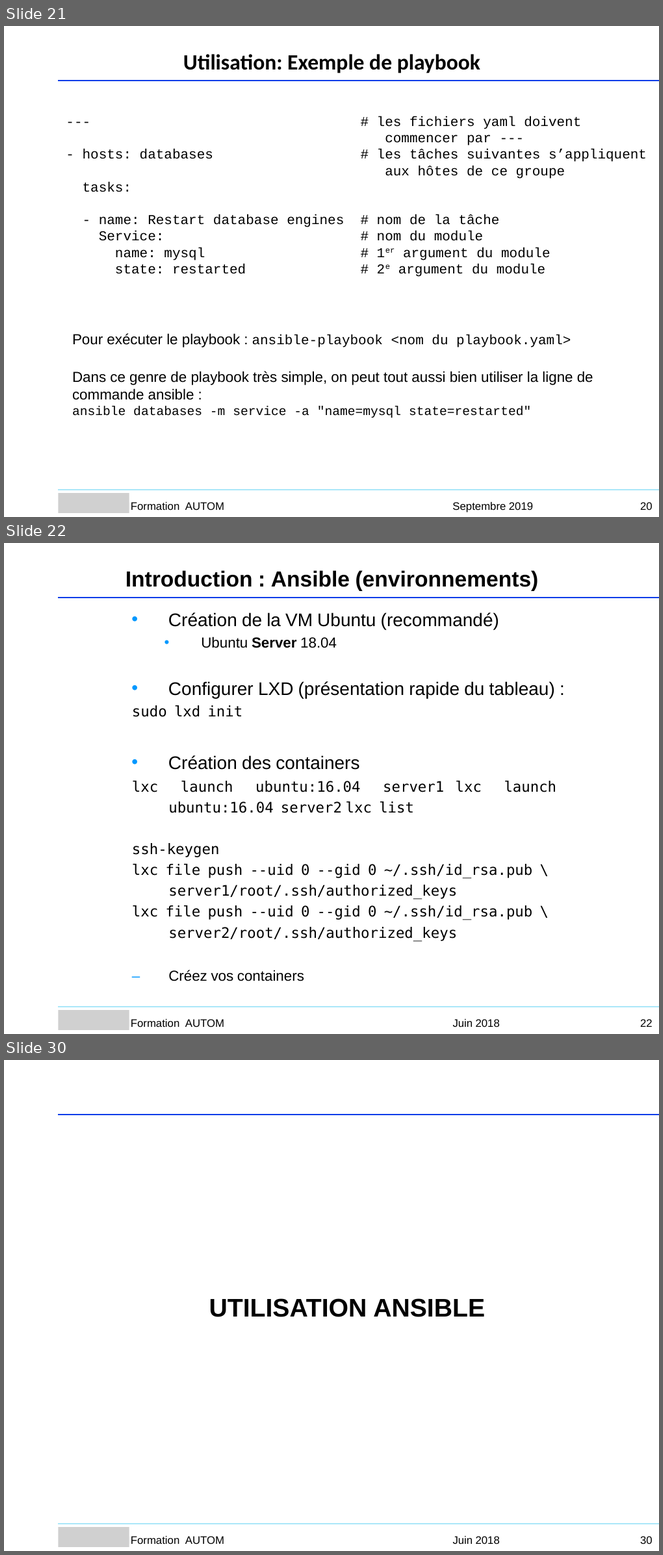
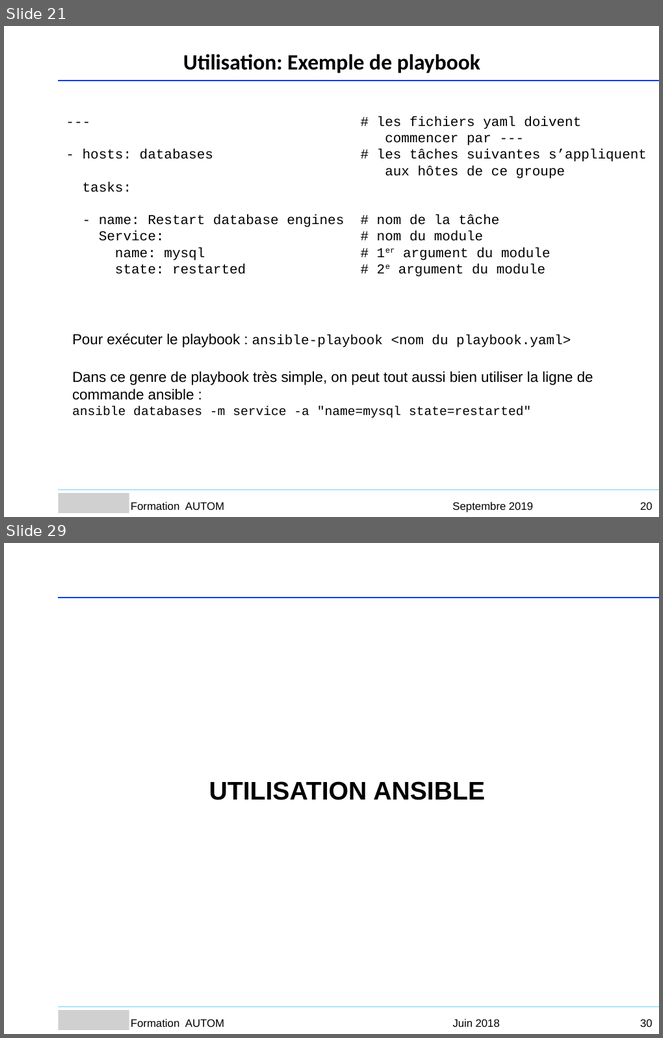
Before and after one commit to Sputnik93/cours_ansible, a slide deck: Ansible_support_cours_AGO.ppt. Shown one above the other, each under a label of ours: slides 21, 22 and 30 before the commit, slides 21 and 29 after it; the slides between them are not shown. The pictures are 663x1555 and 663x1038 pixels, drawn with LibreOffice and Linux fonts; fonts in the diff are those of the drawing; grey boxes stand for pictures; background and template pictures are left out. Boxes give left, top, right and bottom in pixels: in the first picture for what was removed or moved away, otherwise in the second. Text is boxed around its words. In the diff, an @@ line names an element or a change of style, - is before the commit and + after.

```diff
--- a/Ansible_support_cours_AGO.ppt
+++ b/Ansible_support_cours_AGO.ppt
@@ slide 22 removed at box(4, 543, 659, 1034), background #FFFFFF @@
@@ text removed at box(126, 570, 539, 591) @@
-Introduction : Ansible (environnements)
@@ freeform shape removed at box(59, 598, 659, 598) @@
@@ text removed at box(132, 613, 555, 982) @@
-• Création de la VM Ubuntu (recommandé)
-  • Ubuntu Server 18.04
-• Configurer LXD (présentation rapide du tableau) :
-sudo lxd init
-• Création des containers
-lxc launch ubuntu:16.04 server1 lxc launch ubuntu:16.04 server2 lxc list
-ssh-keygen
-lxc file push --uid 0 --gid 0 ~/.ssh/id_rsa.pub \ server1/root/.ssh/authorized_keys
-lxc file push --uid 0 --gid 0 ~/.ssh/id_rsa.pub \ server2/root/.ssh/authorized_keys
-– Créez vos containers
@@ freeform shape removed at box(59, 1007, 659, 1007) @@
@@ picture removed at box(59, 1011, 130, 1031) @@
@@ text removed at box(131, 1019, 224, 1027) @@
-Formation AUTOM
@@ text removed at box(453, 1019, 500, 1027) @@
-Juin 2018
@@ page number removed at box(640, 1019, 653, 1027) @@
-22
@@ what was slide 30 is now slide 29 @@
```
Also in this commit, not shown: 44 slides changed, 1 slide added, 1 other slide removed, 1 other file.
